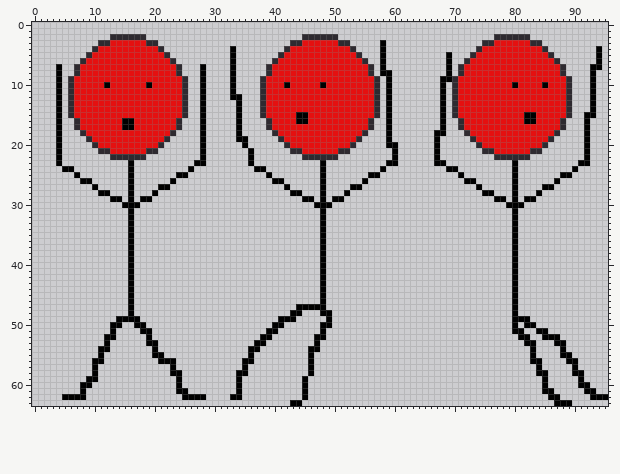
Edited in one commit: sprite sheet (assets/stick-figure-Sheet.png). The first picture shows the starting point.
The file is 96x64 pixels.
New version:
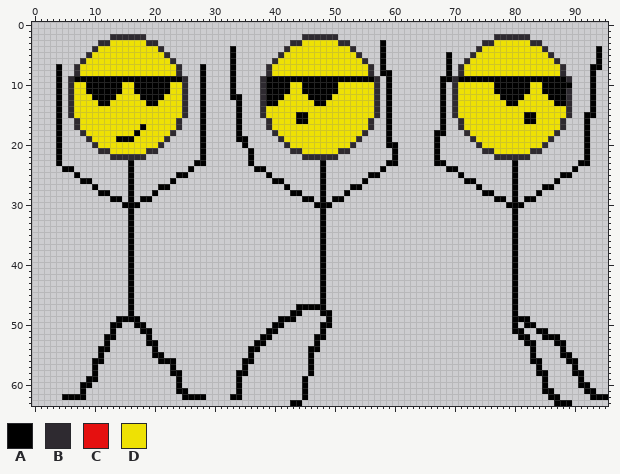
Palette (. is transparent): A #000000  B #2e2a30  C #e51010  D #eee104
What changed:
@@ x 0..95 @@
  2 .............BBBBBB..........................BBBBBB..........................BBBBBB.............
- 3 ...........BBCCCCCCBB......................BBCCCCCCBB.....A................BBCCCCCCBB...........
- 4 ..........BCCCCCCCCCCB...........A........BCCCCCCCCCCB....A...............BCCCCCCCCCCB........A.
- 5 .........BCCCCCCCCCCCCB..........A.......BCCCCCCCCCCCCB...A..........A...BCCCCCCCCCCCCB.......A.
- 6 ........BCCCCCCCCCCCCCCB.........A......BCCCCCCCCCCCCCCB..A..........A..BCCCCCCCCCCCCCCB......A.
- 7 ....A..BCCCCCCCCCCCCCCCCB...A....A.....BCCCCCCCCCCCCCCCCB.A..........A.BCCCCCCCCCCCCCCCCB....AA.
- 8 ....A..BCCCCCCCCCCCCCCCCB...A....A.....BCCCCCCCCCCCCCCCCB.AA.........A.BCCCCCCCCCCCCCCCCB....A..
- 9 ....A.BCCCCCCCCCCCCCCCCCCB..A....A....BCCCCCCCCCCCCCCCCCCB.A........AABCCCCCCCCCCCCCCCCCCB...A..
-10 ....A.BCCCCCACCCCCCACCCCCB..A....A....BCCCACCCCCACCCCCCCCB.A........A.BCCCCCCCCCACCCCACCCB...A..
-11 ....A.BCCCCCCCCCCCCCCCCCCB..A....A....BCCCCCCCCCCCCCCCCCCB.A........A.BCCCCCCCCCCCCCCCCCCB...A..
-12 ....A.BCCCCCCCCCCCCCCCCCCB..A....AA...BCCCCCCCCCCCCCCCCCCB.A........A.BCCCCCCCCCCCCCCCCCCB...A..
-13 ....A.BCCCCCCCCCCCCCCCCCCB..A.....A...BCCCCCCCCCCCCCCCCCCB.A........A.BCCCCCCCCCCCCCCCCCCB...A..
-14 ....A.BCCCCCCCCCCCCCCCCCCB..A.....A...BCCCCCCCCCCCCCCCCCCB.A........A.BCCCCCCCCCCCCCCCCCCB...A..
-15 ....A.BCCCCCCCCCCCCCCCCCCB..A.....A...BCCCCCAACCCCCCCCCCCB.A........A.BCCCCCCCCCCCAACCCCCB..AA..
-16 ....A..BCCCCCCCAACCCCCCCB...A.....A....BCCCCAACCCCCCCCCCB..A........A..BCCCCCCCCCCAACCCCB...A...
-17 ....A..BCCCCCCCAACCCCCCCB...A.....A....BCCCCCCCCCCCCCCCCB..A........A..BCCCCCCCCCCCCCCCCB...A...
-18 ....A...BCCCCCCCCCCCCCCB....A.....A.....BCCCCCCCCCCCCCCB...A.......AA...BCCCCCCCCCCCCCCB....A...
-19 ....A....BCCCCCCCCCCCCB.....A.....AA.....BCCCCCCCCCCCCB....A.......A.....BCCCCCCCCCCCCB.....A...
-20 ....A.....BCCCCCCCCCCB......A......A......BCCCCCCCCCCB.....AA......A......BCCCCCCCCCCB......A...
-21 ....A......BBCCCCCCBB.......A.......A......BBCCCCCCBB.......A......A.......BBCCCCCCBB.......A...
+ 3 ...........BBDDDDDDBB......................BBDDDDDDBB.....A................BBDDDDDDBB...........
+ 4 ..........BDDDDDDDDDDB...........A........BDDDDDDDDDDB....A...............BDDDDDDDDDDB........A.
+ 5 .........BDDDDDDDDDDDDB..........A.......BDDDDDDDDDDDDB...A..........A...BDDDDDDDDDDDDB.......A.
+ 6 ........BDDDDDDDDDDDDDDB.........A......BDDDDDDDDDDDDDDB..A..........A..BDDDDDDDDDDDDDDB......A.
+ 7 ....A..BDDDDDDDDDDDDDDDDB...A....A.....BDDDDDDDDDDDDDDDDB.A..........A.BDDDDDDDDDDDDDDDDB....AA.
+ 8 ....A..BDDDDDDDDDDDDDDDDB...A....A.....BDDDDDDDDDDDDDDDDB.AA.........A.BDDDDDDDDDDDDDDDDB....A..
+ 9 ....A.BAAAAAAAAAAAAAAAAAAB..A....A....BAAAAAAAAAAAAAAAAAAB.A........AABAAAAAAAAAAAAAAAAAAB...A..
+10 ....A.BDDAAAAAADDAAAAAADDB..A....A....BAAAADDAAAAAADDDDDDB.A........A.BDDDDDDAAAAAADDAAAAA...A..
+11 ....A.BDDAAAAAADDAAAAAADDB..A....A....BAAAADDAAAAAADDDDDDB.A........A.BDDDDDDAAAAAADDAAAAB...A..
+12 ....A.BDDDAAAADDDDAAAADDDB..A....AA...BAAADDDDAAAADDDDDDDB.A........A.BDDDDDDDAAAADDDDAAAB...A..
+13 ....A.BDDDDAADDDDDDAADDDDB..A.....A...BAADDDDDDAADDDDDDDDB.A........A.BDDDDDDDDAADDDDDDAAB...A..
+14 ....A.BDDDDDDDDDDDDDDDDDDB..A.....A...BDDDDDDDDDDDDDDDDDDB.A........A.BDDDDDDDDDDDDDDDDDDB...A..
+15 ....A.BDDDDDDDDDDDDDDDDDDB..A.....A...BDDDDDAADDDDDDDDDDDB.A........A.BDDDDDDDDDDDAADDDDDB..AA..
+16 ....A..BDDDDDDDDDDDDDDDDB...A.....A....BDDDDAADDDDDDDDDDB..A........A..BDDDDDDDDDDAADDDDB...A...
+17 ....A..BDDDDDDDDDDADDDDDB...A.....A....BDDDDDDDDDDDDDDDDB..A........A..BDDDDDDDDDDDDDDDDB...A...
+18 ....A...BDDDDDDDDADDDDDB....A.....A.....BDDDDDDDDDDDDDDB...A.......AA...BDDDDDDDDDDDDDDB....A...
+19 ....A....BDDDDAAADDDDDB.....A.....AA.....BDDDDDDDDDDDDB....A.......A.....BDDDDDDDDDDDDB.....A...
+20 ....A.....BDDDDDDDDDDB......A......A......BDDDDDDDDDDB.....AA......A......BDDDDDDDDDDB......A...
+21 ....A......BBDDDDDDBB.......A.......A......BBDDDDDDBB.......A......A.......BBDDDDDDBB.......A...
 22 ....A........BBBBBB.........A.......A........BBBBBB.........A......A.........BBBBBB.........A...
Changed places in both pictures, as pixel boxes (x1, y1, x2, y2):
changed: (74, 40, 182, 154)
changed: (266, 40, 374, 154)
changed: (458, 40, 572, 154)
